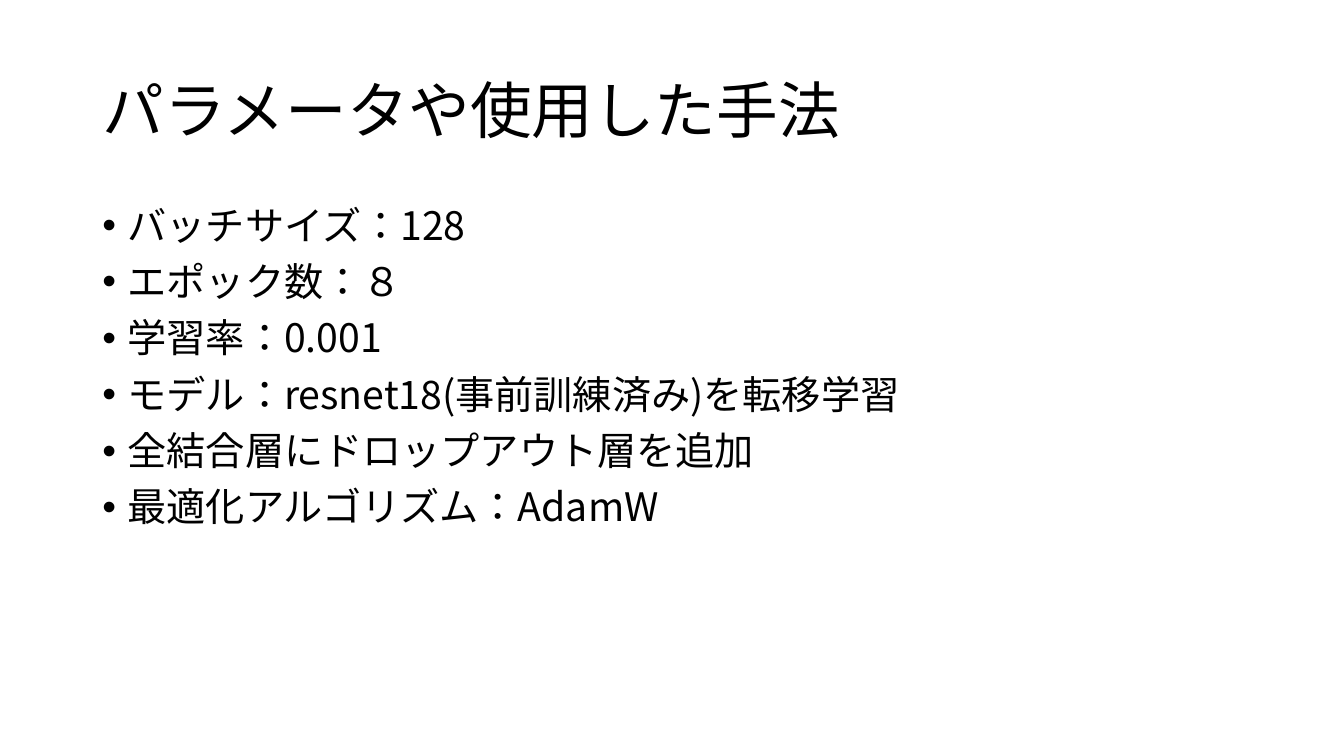
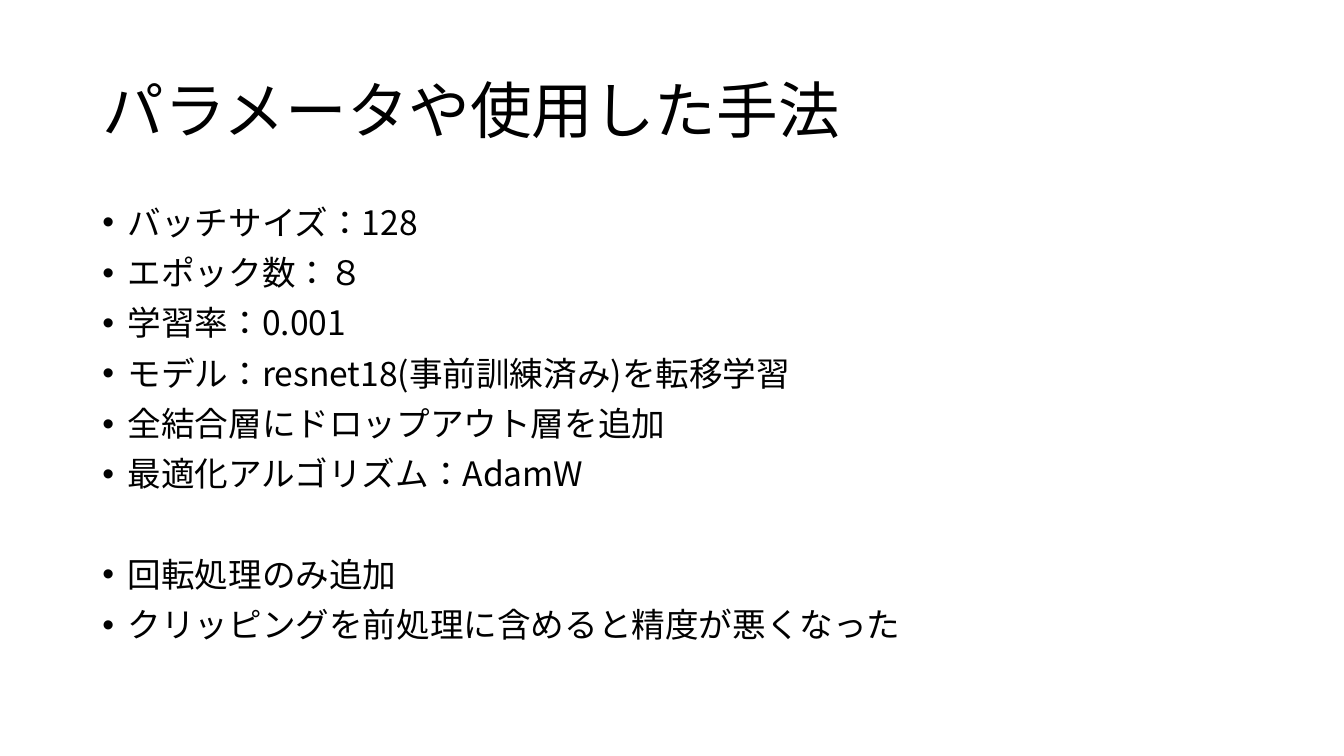
Before and after one commit to dhia-github/haselab-all, a slide deck: slide 2 of powerPoint/コンペ結果.pptx. Drawn at 1344x756 pixels with LibreOffice and Linux fonts; fonts in the diff are those of the drawing. Boxes give left, top, right and bottom in pixels: in the first picture for what was removed or moved away, otherwise in the second. Text is boxed around its words. In the diff, an @@ line names an element or a change of style, - is before the commit and + after.

Commit message:
today's progress(pptx-slide)

```diff
--- a/powerPoint/コンペ結果.pptx
+++ b/powerPoint/コンペ結果.pptx
@@ text at (128, 206, 790, 489): size 28 to 24 pt in "バッチサイズ：128", "エポック数：８", "学習率：0.001", "モデル：resnet18(事前訓練済み)を転移学習" and 2 more places @@
@@ text at (128, 558, 901, 640): paragraphs added @@
+• 回転処理のみ追加
+• クリッピングを前処理に含めると精度が悪くなった
```
